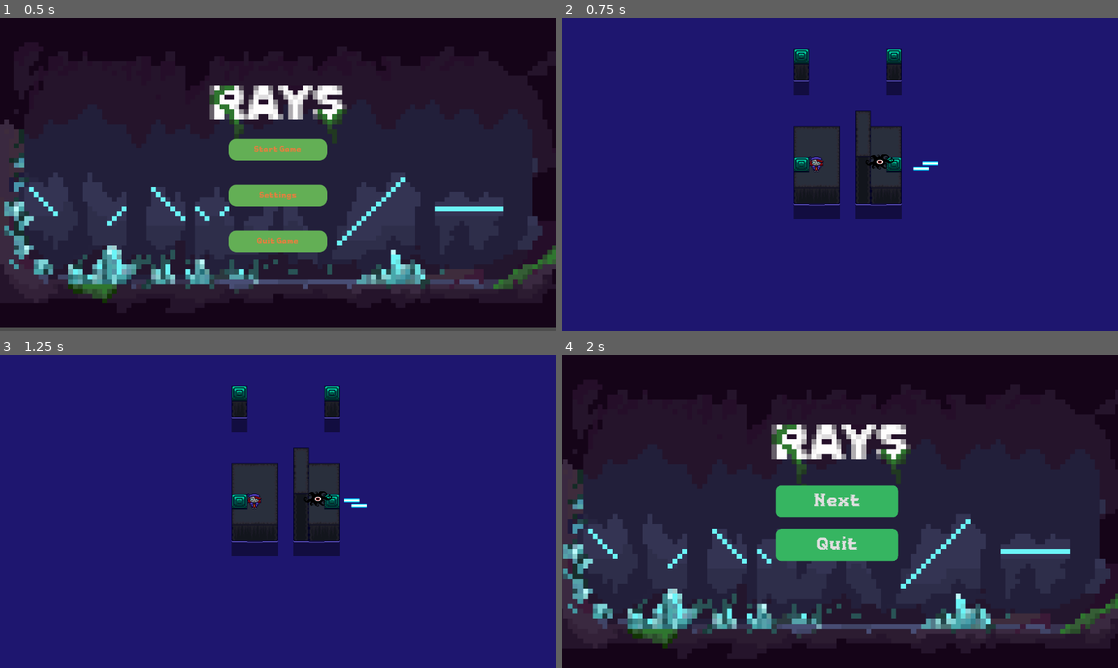
Above: before the commit, frames 1-4 (two rows, left to right).
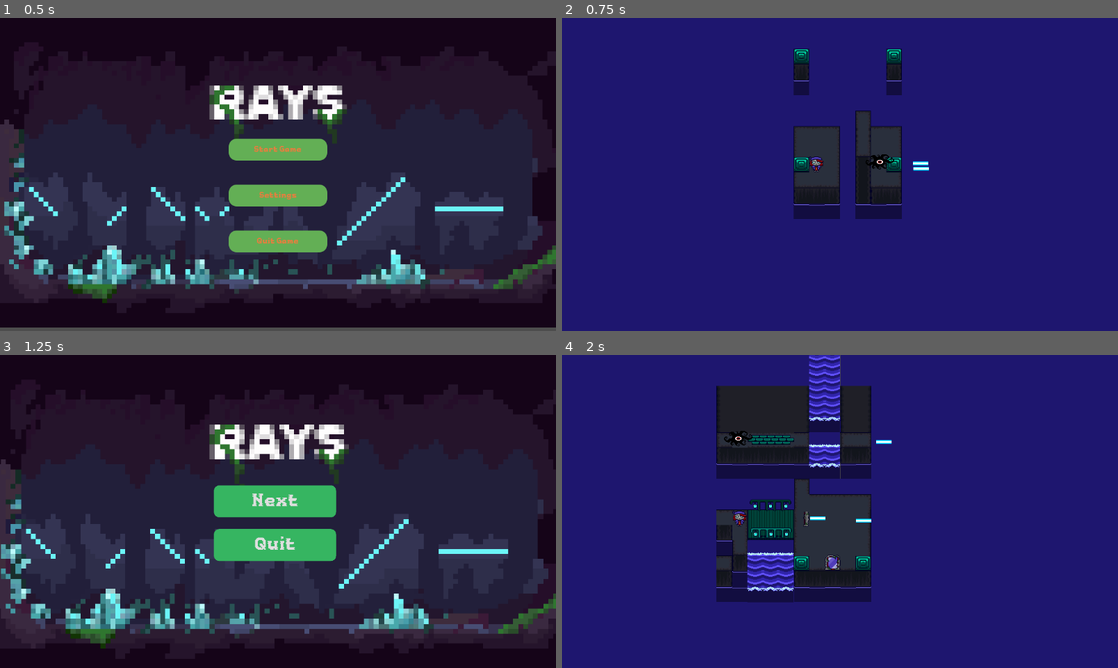
Above: after the commit, the same moments.

Repository: Alfreditann/rays2.1
Game: Godot game, scene res://Scenes/main_menu.tscn
The game is run twice, just before and just after one commit, with the same random seed, the same clock (stepped at 60 frames per second) and the same inputs.
Inputs (mouse positions are in pixels of both pictures, inside the frame that each line leads up to):
- Up to frame 1 (0.5 s): no input
- Up to frame 2 (0.75 s): click "Start Game" at 0.5 s
- Up to frame 3 (1.25 s): no input
- Up to frame 4 (2 s): click (834, 502) at 1.25 s, where only the run after the commit has a clickable "Next"

Frame 1 is identical in both runs. In frame 2, less than 0.1% of the frame differs, in the area x 63-68%, y 45-48%; in frame 3, 98%, in the area x 0-100%, y 0-100%; in frame 4, 94%.

Commit message:
Kinda working mirror

Diff:
--- a/rays/GDScripts/laser_test.gd
+++ b/rays/GDScripts/laser_test.gd
@@ -1,10 +1,11 @@
 extends RigidBody2D
 
 
-var speed := 70
+var speed := 200
 var last_hit_time := 0.0
 var hit_delay := 0.2 # prevents multiple triggers per frame
 var rect_shape1 = 0
+var dir: Vector2
 @onready var anim = $AnimatedSprite2D
 
 func _ready():
@@ -20,14 +21,25 @@
 	angular_velocity = 0
 	# Make sure the body isn't sleeping when we set velocity
 	sleeping = false
+	linear_velocity = Vector2.LEFT.rotated(rotation) * speed
+	$laser_test.area_entered.connect(_on_laser_test_area_entered)
 
+	gravity_scale = 0
+	lock_rotation = true   # Godot 4 property; if Godot 3 use 'freeze' or 'can_sleep' settings accordingly
+	angular_velocity = 0
+	# Make sure the body isn't sleeping when we set velocity
+	sleeping = false
 func start_motion() -> void:
 	# Compute velocity from the current rotation
 	linear_velocity = Vector2.RIGHT.rotated(rotation).normalized() * speed
 	sleeping = false
 	# Debug:
 
-func _on_laser_test_area_entered() -> void:
-	# Prevent duplicate trigger if still colliding
-	if Time.get_ticks_msec() - last_hit_time < hit_delay * 1000:
-		return
+func _on_laser_test_area_entered(area: Area2D) -> void:
+	if area.name == "speil_hitbox":
+		linear_velocity = Vector2.RIGHT * speed
+		print("Hit")
+	#if area.name == "hurtbox":
+		#queue_free()
+	if area.name == "monster":
+		queue_free()
--- a/rays/GDScripts/laser_øvelse.gd
+++ b/rays/GDScripts/laser_øvelse.gd
@@ -1 +1,15 @@
 extends CharacterBody2D
+
+var speed = 100
+
+func _ready() -> void:
+	pass
+
+func _physics_process(delta: float) -> void:
+	pass
+
+func _on_laser_area_entered(area: Area2D) -> void:
+	if area.name == "speil_hitbox":
+		Vector2.RIGHT
+	#if area.name == "hurtbox":
+		#queue_free()
--- a/rays/GDScripts/normal_mirror.gd
+++ b/rays/GDScripts/normal_mirror.gd
@@ -1,4 +1,3 @@
 extends StaticBody2D
 
-@onready var mirror: Sprite2D = $Sprite2D
-@onready var hitbox: Area2D = $hitbox
+@export var normal_mirror: Vector2 = Vector2.RIGHT
--- a/rays/Scenes/laser_øvelse.tscn
+++ b/rays/Scenes/laser_øvelse.tscn
@@ -7,6 +7,7 @@
 size = Vector2(32, 8)
 
 [node name="laser_øvelse" type="CharacterBody2D"]
+slide_on_ceiling = false
 script = ExtResource("1_r6msl")
 
 [node name="Sprite2D" type="Sprite2D" parent="."]
@@ -14,5 +15,10 @@
 region_enabled = true
 region_rect = Rect2(0, 43.75, 32, 9)
 
-[node name="CollisionShape2D" type="CollisionShape2D" parent="."]
+[node name="laser" type="Area2D" parent="."]
+
+[node name="CollisionShape2D" type="CollisionShape2D" parent="laser"]
 shape = SubResource("RectangleShape2D_abnuk")
+
+[connection signal="area_entered" from="laser" to="." method="_on_laser_area_entered"]
+[connection signal="body_entered" from="laser" to="." method="_on_laser_body_entered"]
--- a/rays/Scenes/level_3.tscn
+++ b/rays/Scenes/level_3.tscn
@@ -7,6 +7,8 @@
 [ext_resource type="PackedScene" uid="uid://dcai6x3ww052d" path="res://Scenes/pause_menu.tscn" id="5_vwg62"]
 [ext_resource type="PackedScene" uid="uid://1p2s8n6ibfjc" path="res://Scenes/Player.tscn" id="6_53xsp"]
 [ext_resource type="PackedScene" uid="uid://dbmyo5t0t7v7o" path="res://Scenes/pushable_mirror.tscn" id="7_53xsp"]
+[ext_resource type="PackedScene" uid="uid://b2b5bmiyplfrm" path="res://Scenes/normal_mirror.tscn" id="8_5e78q"]
+[ext_resource type="PackedScene" uid="uid://csv25sku6un2f" path="res://Scenes/laser_øvelse.tscn" id="9_l4wr6"]
 
 [sub_resource type="TileSetAtlasSource" id="TileSetAtlasSource_8ffim"]
 texture = ExtResource("1_ng0s0")
@@ -493,7 +495,7 @@
 position = Vector2(667, 180)
 
 [node name="laser_test" parent="." instance=ExtResource("4_s8nj6")]
-position = Vector2(613, 235)
+position = Vector2(656, 338)
 
 [node name="PauseMenu" parent="." instance=ExtResource("5_vwg62")]
 visible = false
@@ -503,3 +505,9 @@
 
 [node name="PushableMirror" parent="." instance=ExtResource("7_53xsp")]
 position = Vector2(562, 432)
+
+[node name="Normal_Mirror" parent="." instance=ExtResource("8_5e78q")]
+position = Vector2(506, 340)
+
+[node name="laser_øvelse" parent="." instance=ExtResource("9_l4wr6")]
+position = Vector2(625, 343)
--- a/rays/Scenes/normal_mirror.tscn
+++ b/rays/Scenes/normal_mirror.tscn
@@ -1,19 +1,29 @@
-[gd_scene load_steps=5 format=3 uid="uid://b2b5bmiyplfrm"]
+[gd_scene load_steps=6 format=3 uid="uid://b2b5bmiyplfrm"]
 
 [ext_resource type="Texture2D" uid="uid://b6nau0hdpt3bv" path="res://Assets/Map/mirror.png" id="1_2gpgd"]
 [ext_resource type="Script" uid="uid://b2hwjfwtk40eb" path="res://GDScripts/normal_mirror.gd" id="1_8w0w2"]
 
+[sub_resource type="RectangleShape2D" id="RectangleShape2D_gq41h"]
+size = Vector2(9, 30)
+
 [sub_resource type="RectangleShape2D" id="RectangleShape2D_8w0w2"]
-size = Vector2(11, 31)
+size = Vector2(6, 31)
 
 [sub_resource type="RectangleShape2D" id="RectangleShape2D_fnj3j"]
-size = Vector2(3, 26)
+size = Vector2(3, 29)
 
 [node name="Normal_Mirror" type="StaticBody2D"]
 script = ExtResource("1_8w0w2")
 
-[node name="KillLaser" type="CollisionShape2D" parent="."]
-position = Vector2(-0.5, -0.5)
+[node name="CollisionShape2D" type="CollisionShape2D" parent="."]
+position = Vector2(-0.5, -1)
+shape = SubResource("RectangleShape2D_gq41h")
+debug_color = Color(0.6421185, 0.5236744, 0.04955721, 0.41960785)
+
+[node name="hurtbox" type="Area2D" parent="."]
+
+[node name="CollisionShape2D" type="CollisionShape2D" parent="hurtbox"]
+position = Vector2(-3, -0.5)
 shape = SubResource("RectangleShape2D_8w0w2")
 
 [node name="Sprite2D" type="Sprite2D" parent="."]
@@ -21,9 +31,9 @@
 region_enabled = true
 region_rect = Rect2(12, 96.465996, 12.5, 32.12847)
 
-[node name="hitbox" type="Area2D" parent="."]
+[node name="speil_hitbox" type="Area2D" parent="."]
 
-[node name="CollisionShape2D" type="CollisionShape2D" parent="hitbox"]
-position = Vector2(3.5, -1)
+[node name="CollisionShape2D" type="CollisionShape2D" parent="speil_hitbox"]
+position = Vector2(3.5, -0.5)
 shape = SubResource("RectangleShape2D_fnj3j")
 debug_color = Color(0.8905607, 0.14936134, 0.7096971, 0.41960785)
Not shown: 1 places in rays/Scenes/level_3.tscn that only renumber resources
